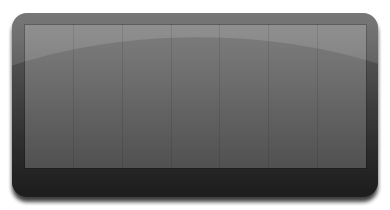
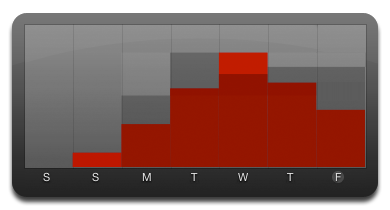
The second 390 x 210 image is a revision of the first. Changes to its layers:
added group "front" with 25 layers above "back" over <box>12,25,378,197</box>
added group "example" with 10 layers in group "front" over <box>25,25,371,191</box>
added layer "Layer 7" in group "example" over <box>317,52,365,82</box>
added layer "Layer 4" (50%) in group "example" over <box>107,41,366,133</box>
added layer "Layer 3" in group "example" over <box>25,25,371,191</box>
moved "Group 2" into group "front" over <box>24,25,367,197</box>
moved "Group 1" into group "front" over <box>12,25,378,197</box>
"Shape 3": opacity 20% → 5% over <box>12,37,378,197</box>
moved "Shape 1" into group "front" over <box>12,25,378,197</box>
